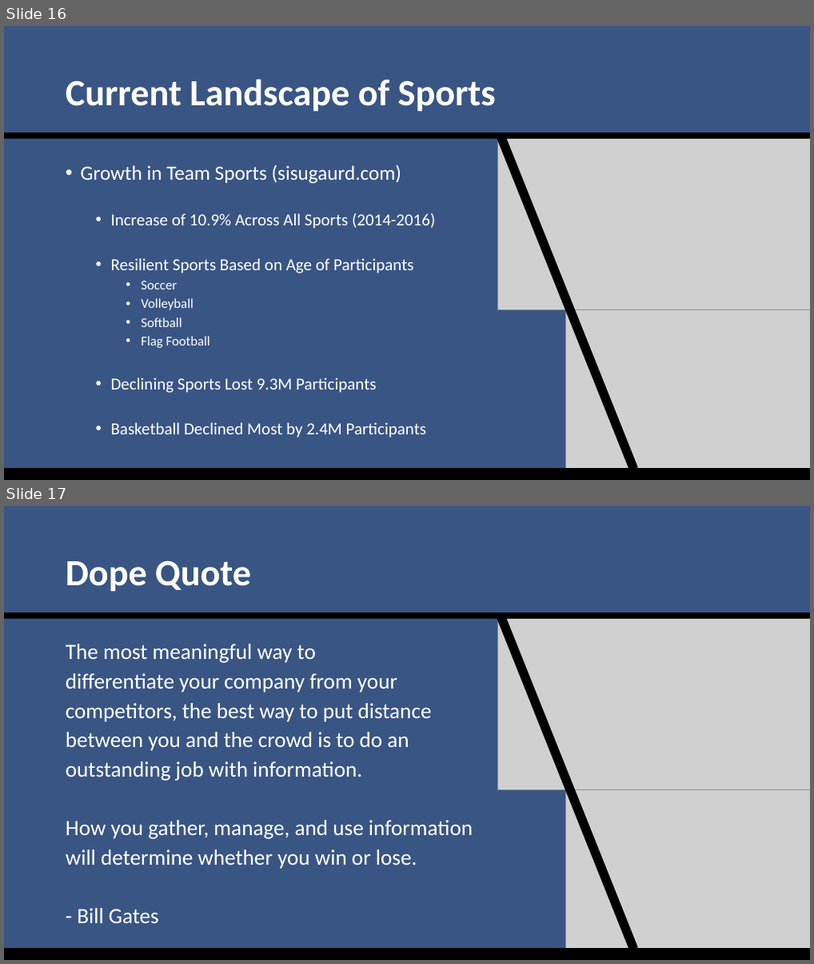
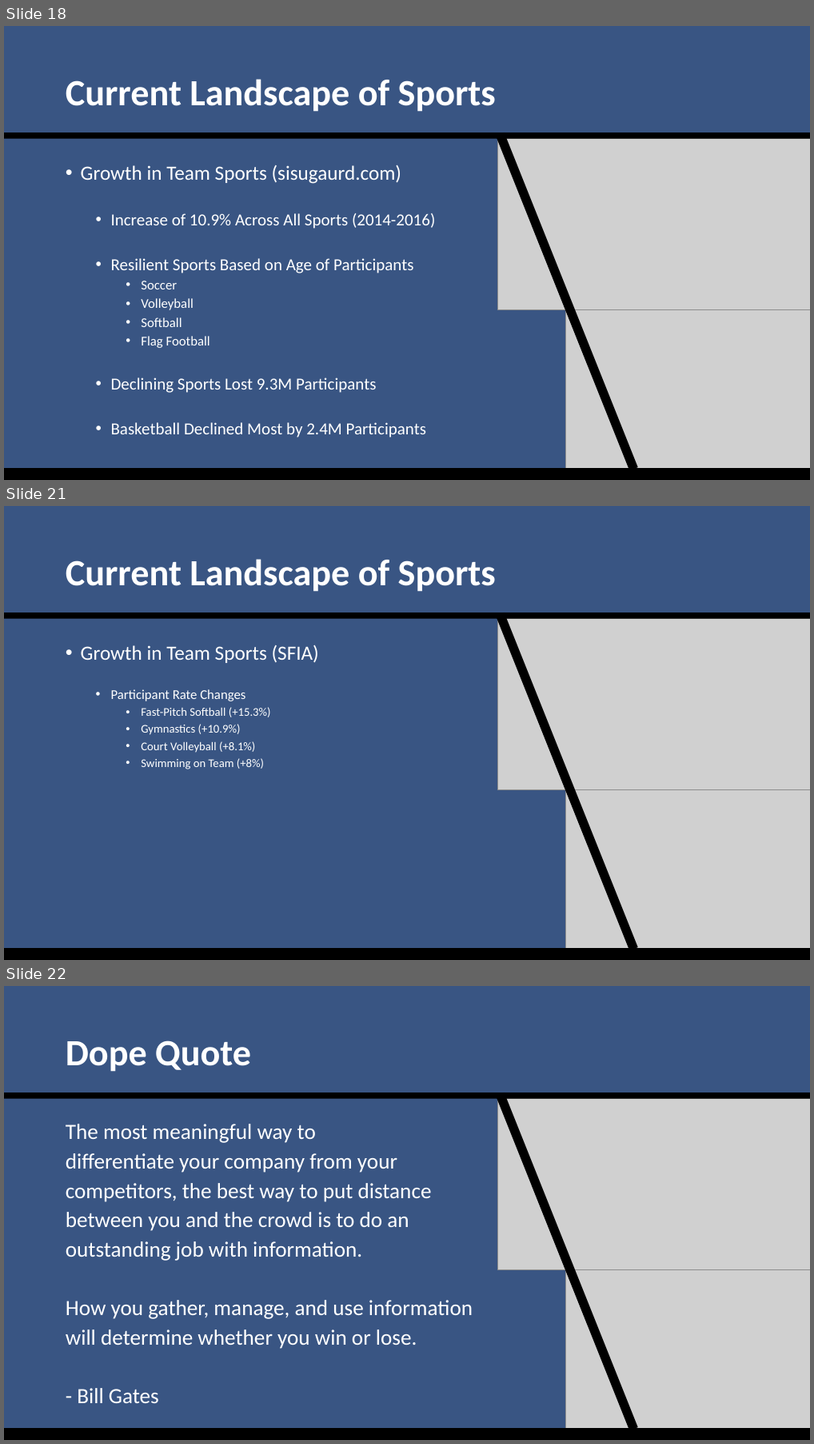
Before and after one commit to SuperMarioGiacomazzo/STOR538_WEBSITE, a slide deck: Slides/Sports Analytics 1/Sports_Analytics_1_Lecture.pptx. Shown one above the other, each under a label of ours: slides 16 and 17 before the commit, slides 18, 21 and 22 after it; the slides between them are not shown. The pictures are 814x964 and 814x1444 pixels, drawn with LibreOffice and Linux fonts; fonts in the diff are those of the drawing; grey boxes stand for pictures. Boxes give left, top, right and bottom in pixels: in the first picture for what was removed or moved away, otherwise in the second. Text is boxed around its words. In the diff, an @@ line names an element or a change of style, - is before the commit and + after.

```diff
--- a/Slides/Sports Analytics 1/Sports_Analytics_1_Lecture.pptx
+++ b/Slides/Sports Analytics 1/Sports_Analytics_1_Lecture.pptx
@@ slide 21 added at (x1=4, y1=506, x2=810, y2=960), background #395583 @@
@@ title added at (x1=66, y1=559, x2=496, y2=592), 44 pt, text #FFFFFF, bold @@
+Current Landscape of Sports
@@ rectangle added at (x1=4, y1=612, x2=810, y2=619), fill #000000 @@
@@ rectangle added at (x1=496, y1=612, x2=638, y2=951), fill #000000 @@
@@ picture added at (x1=498, y1=619, x2=810, y2=790) @@
@@ text added at (x1=81, y1=645, x2=319, y2=769), 14 pt, text #FFFFFF @@
+• Growth in Team Sports (SFIA)
+  • Participant Rate Changes
+    • Fast-Pitch Softball (+15.3%)
+    • Gymnastics (+10.9%)
+    • Court Volleyball (+8.1%)
+    • Swimming on Team (+8%)
@@ picture added at (x1=566, y1=789, x2=810, y2=960) @@
@@ rectangle added at (x1=4, y1=948, x2=810, y2=960), fill #000000 @@
@@ what was slide 16 is now slide 18 @@
@@ what was slide 17 is now slide 22 @@
```
Also in this commit, not shown: 5 slides changed, 4 other slides added, 7 other files.
